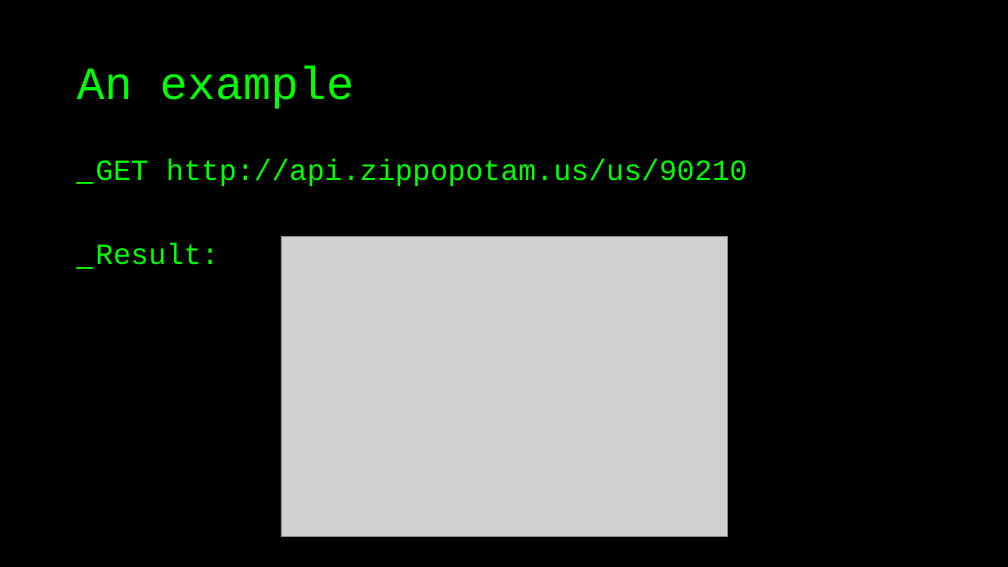
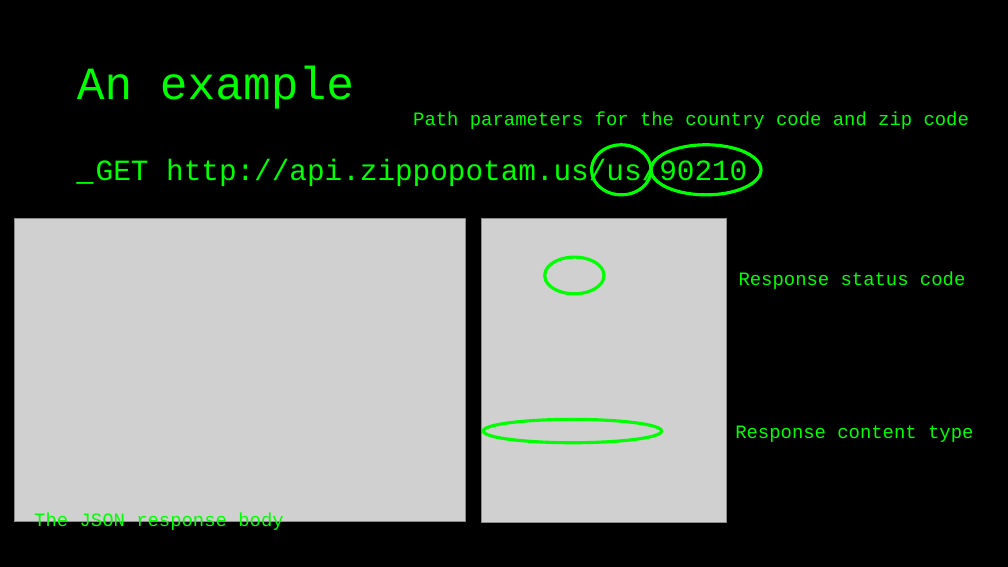
Before and after one commit to basdijkstra/rest-assured-workshop, a slide deck: slide 37 of RestAssuredWorkshop.pptx (slide 5 before the commit). Drawn at 1008x567 pixels with LibreOffice and Linux fonts; fonts in the diff are those of the drawing; grey boxes stand for pictures. Boxes give left, top, right and bottom in pixels: in the first picture for what was removed or moved away, otherwise in the second. Text is boxed around its words. In the diff, an @@ line names an element or a change of style, - is before the commit and + after.

```diff
--- a/RestAssuredWorkshop.pptx
+++ b/RestAssuredWorkshop.pptx
@@ text added at (413,111,969,129), 18 pt, text #00FF00 @@
+Path parameters for the country code and zip code
@@ ellipse added at (592,145,652,195), outline #00FF00 3 pt @@
@@ ellipse added at (651,145,761,195), outline #00FF00 3 pt @@
@@ picture: place and size @@
-picture at (281,237,727,537)
+picture at (14,219,466,522)
@@ picture added at (482,219,727,523) @@
@@ text at (96,243,219,265): paragraph removed @@
-_ Result:
@@ ellipse added at (544,257,604,294), outline #00FF00 3 pt @@
@@ text added at (739,272,965,289), 18 pt, text #00FF00 @@
+Response status code
@@ ellipse added at (483,420,662,443), outline #00FF00 3 pt @@
@@ text added at (735,425,973,442), 18 pt, text #00FF00 @@
+Response content type
@@ text added at (34,513,283,532), 18 pt, text #00FF00 @@
+The JSON response body
```
Also in this commit, not shown: 25 other slides changed, 37 slides added, 13 slides removed, 20 other files.
